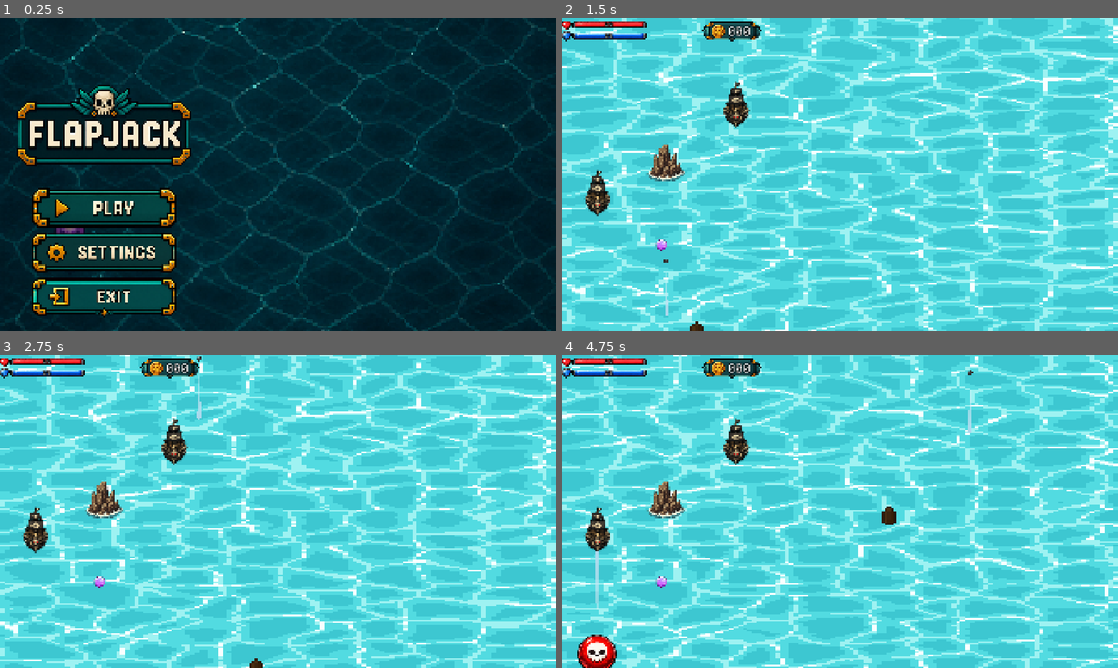
Above: before the commit, frames 1-4 (two rows, left to right).
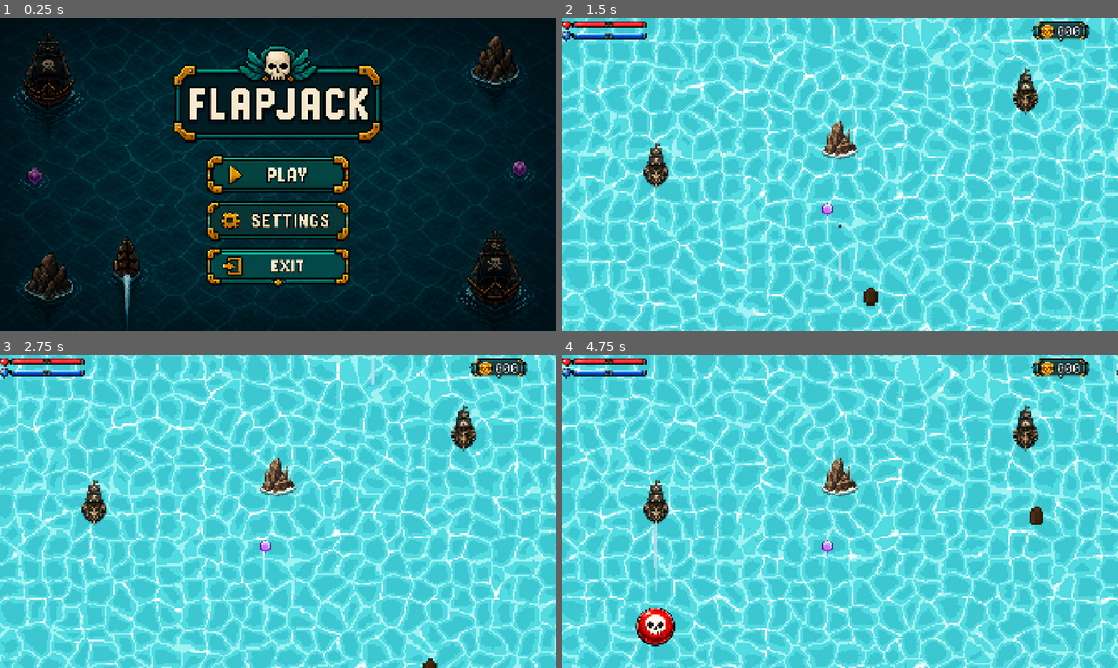
Above: after the commit, the same moments.

Repository: irohgit/flapjack
Game: Godot game, scene res://Levels/MainMenu.tscn
The game is run twice, just before and just after one commit, with the same random seed, the same clock (stepped at 60 frames per second) and the same inputs.
Inputs (mouse positions are in pixels of both pictures, inside the frame that each line leads up to; where the layout moved, square brackets give the same spot in the first picture):
- Up to frame 1 (0.25 s): no input
- Up to frame 2 (1.5 s): click (840, 174) [667, 208] at 0.5 s; hold D (move_right) from 1.28 s (still down); hold Space (shoot) from 1.28 s (still down)
- Up to frame 3 (2.75 s): release D (move_right) at 2.03 s; release Space (shoot) at 2.03 s; hold S (move_backward) from 2.03 s (still down); tap Space (shoot) at 2.1 s
- Up to frame 4 (4.75 s): release S (move_backward) at 2.78 s; hold D (move_right) 2.78-3.53 s; hold Space (shoot) 2.78-3.53 s; hold W (move_forward) 3.53-4.28 s; tap Space (shoot) at 3.6 s; hold A (move_left) from 4.28 s (still down); hold Space (shoot) from 4.28 s (still down)

The runs differ from the first frame. In frame 1, 35% of the frame differs, in the area x 0-100%, y 0-100%; in frame 2, 32%; in frame 3, 32%; in frame 4, 33%.

Commit message:
updated to 16:9

Diff:
--- a/Core/playarea.gd
+++ b/Core/playarea.gd
@@ -3,7 +3,7 @@
 # Do not change these values
 # These values will support mobile
 const PLAY_WIDTH := 1920
-const PLAY_HEIGHT := 1080.0 #minimum height
+const PLAY_HEIGHT := 1080.0
 
 var screen_size: Vector2
 
@@ -24,7 +24,7 @@
 	assert(w == PLAY_WIDTH,  "viewport_width is %d, contract says %d" % [w, PLAY_WIDTH])
 	assert(h == PLAY_HEIGHT, "viewport_height is %d, contract says %d" % [h, PLAY_HEIGHT])
 
-# Sizes the desktop window to fill most of the monitor, keeping the locked aspect.
+# Sizes the desktop window to fill most of the monitor, keeping the locked 16:9 aspect.
 # Mobile and web get their window from the OS or the browser, so we skip them.
 func _fit_window_to_screen() -> void:
 	if OS.has_feature("mobile") or OS.has_feature("web"):
@@ -33,10 +33,14 @@
 	var screen_id := DisplayServer.window_get_current_screen()
 	var usable := DisplayServer.screen_get_usable_rect(screen_id)
 
-	# Height is the scarce axis for a portrait game, so height drives the maths.
-	var h := int(usable.size.y * 0.9)
-	var w := int(h * (PLAY_WIDTH / PLAY_HEIGHT))
-	var size := Vector2i(w, h)
+	var scale_factor := minf(
+		float(usable.size.x) / PLAY_WIDTH,
+		float(usable.size.y) / PLAY_HEIGHT
+	) * 0.9
+	var size := Vector2i(
+		int(round(PLAY_WIDTH * scale_factor)),
+		int(round(PLAY_HEIGHT * scale_factor))
+	)
 
 	DisplayServer.window_set_size(size)
 	DisplayServer.window_set_position(usable.position + (usable.size - size) / 2)
@@ -48,9 +52,9 @@
 func clamp_to_play_area(pos: Vector2, margin: float = 0.0) -> Vector2:
 	return Vector2(
 		clampf(pos.x, margin, PLAY_WIDTH - margin),
-		clampf(pos.y, margin, screen_size.y - margin)
+		clampf(pos.y, margin, PLAY_HEIGHT - margin)
 	)
 
 func is_near_screen(pos: Vector2, margin: float = 0.0) -> bool:
 	return pos.x > -margin and pos.x < PLAY_WIDTH + margin \
-		and pos.y > -margin and pos.y < screen_size.y + margin
+		and pos.y > -margin and pos.y < PLAY_HEIGHT + margin
--- a/Levels/MainMenu.tscn
+++ b/Levels/MainMenu.tscn
@@ -1,7 +1,7 @@
 [gd_scene load_steps=13 format=3 uid="uid://dfgiunphxmxmr"]
 
 [ext_resource type="Script" uid="uid://duntr73s38siv" path="res://Levels/main_menu.gd" id="1_script"]
-[ext_resource type="Texture2D" path="res://Assets/UI/MainMenu/background.png" id="2_background"]
+[ext_resource type="Texture2D" path="res://Assets/UI/MainMenu/background_landscape.png" id="2_background"]
 [ext_resource type="Texture2D" path="res://Assets/UI/MainMenu/title.png" id="3_title"]
 [ext_resource type="Texture2D" path="res://Assets/UI/MainMenu/play_button.png" id="4_play"]
 [ext_resource type="Texture2D" path="res://Assets/UI/MainMenu/play_button_hover.png" id="5_play_hover"]
@@ -38,10 +38,10 @@
 [node name="Title" type="TextureRect" parent="."]
 texture_filter = 1
 layout_mode = 0
-offset_left = 60.0
-offset_top = 220.0
-offset_right = 660.0
-offset_bottom = 520.0
+offset_left = 600.0
+offset_top = 80.0
+offset_right = 1320.0
+offset_bottom = 440.0
 mouse_filter = 2
 texture = ExtResource("3_title")
 expand_mode = 1
@@ -49,10 +49,10 @@
 [node name="PlayButton" type="TextureButton" parent="."]
 texture_filter = 1
 layout_mode = 0
-offset_left = 110.0
-offset_top = 585.0
-offset_right = 610.0
-offset_bottom = 725.0
+offset_left = 710.0
+offset_top = 470.0
+offset_right = 1210.0
+offset_bottom = 610.0
 mouse_default_cursor_shape = 2
 focus_mode = 0
 texture_normal = ExtResource("4_play")
@@ -63,10 +63,10 @@
 [node name="SettingsButton" type="TextureButton" parent="."]
 texture_filter = 1
 layout_mode = 0
-offset_left = 110.0
-offset_top = 740.0
-offset_right = 610.0
-offset_bottom = 880.0
+offset_left = 710.0
+offset_top = 630.0
+offset_right = 1210.0
+offset_bottom = 770.0
 mouse_default_cursor_shape = 2
 focus_mode = 0
 texture_normal = ExtResource("7_settings")
@@ -77,10 +77,10 @@
 [node name="ExitButton" type="TextureButton" parent="."]
 texture_filter = 1
 layout_mode = 0
-offset_left = 110.0
-offset_top = 895.0
-offset_right = 610.0
-offset_bottom = 1035.0
+offset_left = 710.0
+offset_top = 790.0
+offset_right = 1210.0
+offset_bottom = 930.0
 mouse_default_cursor_shape = 2
 focus_mode = 0
 texture_normal = ExtResource("10_exit")
--- a/Levels/Zhe.tscn
+++ b/Levels/Zhe.tscn
@@ -67,7 +67,7 @@
 shader_parameter/wave_water = Color(0.32, 0.86, 0.88, 1)
 shader_parameter/rim_color = Color(0.62, 0.95, 0.95, 1)
 shader_parameter/foam_color = Color(0.97, 1, 1, 1)
-shader_parameter/design_size = Vector2(720, 1280)
+shader_parameter/design_size = Vector2(1920, 1080)
 shader_parameter/water_pixel_size = 6.0
 shader_parameter/animation_speed = 4.0
 shader_parameter/cell_size = 13.0
@@ -103,22 +103,22 @@
 [node name="World" type="Node2D" parent="." unique_id=19047034]
 
 [node name="EnemyShip" parent="World" unique_id=1035340143 instance=ExtResource("2_h6hye")]
-position = Vector2(600, 300)
+position = Vector2(1600, 253)
 projectile_scene = ExtResource("3_odipc")
 ammo = ExtResource("4_67i2g")
 drift_speed = 0.0
 
 [node name="EnemyShip2" parent="World" unique_id=1573959086 instance=ExtResource("2_h6hye")]
-position = Vector2(121, 604)
+position = Vector2(323, 510)
 projectile_scene = ExtResource("3_odipc")
 ammo = ExtResource("4_67i2g")
 drift_speed = 0.0
 
 [node name="Hazard" parent="World" unique_id=90124748 instance=ExtResource("1_wu73u")]
-position = Vector2(360, 500)
+position = Vector2(960, 422)
 
 [node name="Player" parent="World" unique_id=1105456395 node_paths=PackedStringArray("camera") instance=ExtResource("1_e8ii7")]
-position = Vector2(360, 1200)
+position = Vector2(960, 960)
 scale = Vector2(1, 1)
 collision_mask = 26
 camera = NodePath("../../Camera2D")
@@ -127,7 +127,7 @@
 [node name="CoinSpawner" parent="World" unique_id=1386735529 instance=ExtResource("17_coin_spawner")]
 
 [node name="Homing" parent="World" unique_id=169920597 instance=ExtResource("18_pickup")]
-position = Vector2(344, 783)
+position = Vector2(917, 661)
 data = ExtResource("19_homing_pickup")
 
 [node name="HUD" parent="." unique_id=228684140 instance=ExtResource("14_bx7yv")]
--- a/Levels/hud.tscn
+++ b/Levels/hud.tscn
@@ -72,11 +72,14 @@
 
 [node name="Coin" type="Control" parent="." unique_id=1004159780]
 layout_mode = 3
-anchors_preset = 0
-offset_left = 581.0
+anchors_preset = 1
+anchor_left = 1.0
+anchor_right = 1.0
+offset_left = -202.0
 offset_top = 12.0
-offset_right = 621.0
+offset_right = -162.0
 offset_bottom = 52.0
+grow_horizontal = 0
 
 [node name="Frame" type="TextureRect" parent="Coin" unique_id=2076571732]
 layout_mode = 0
--- a/Levels/settings_panel.tscn
+++ b/Levels/settings_panel.tscn
@@ -21,7 +21,7 @@
 anchor_bottom = 1.0
 grow_horizontal = 2
 grow_vertical = 2
-color = Color(0.003921569, 0.015686275, 0.02745098, 1)
+color = Color(0.003921569, 0.015686275, 0.02745098, 0.84)
 
 [node name="PauseMenu" type="Control" parent="." unique_id=268142758]
 layout_mode = 3
@@ -35,10 +35,10 @@
 [node name="PanelBackground" type="TextureRect" parent="PauseMenu" unique_id=846444705]
 texture_filter = 1
 layout_mode = 0
-offset_left = 58.0
-offset_top = 300.0
-offset_right = 662.0
-offset_bottom = 980.0
+offset_left = 640.0
+offset_top = 130.0
+offset_right = 1280.0
+offset_bottom = 950.0
 mouse_filter = 2
 texture = ExtResource("2_ip50u")
 expand_mode = 1
@@ -46,10 +46,10 @@
 [node name="SkullDecoration" type="TextureRect" parent="PauseMenu" unique_id=347786067]
 texture_filter = 1
 layout_mode = 0
-offset_left = 143.0
-offset_top = 270.0
-offset_right = 577.0
-offset_bottom = 380.0
+offset_left = 743.0
+offset_top = 105.0
+offset_right = 1177.0
+offset_bottom = 215.0
 mouse_filter = 2
 texture = ExtResource("3_uao6l")
 expand_mode = 1
@@ -57,10 +57,10 @@
 [node name="PausedTitle" type="TextureRect" parent="PauseMenu" unique_id=958569790]
 texture_filter = 1
 layout_mode = 0
-offset_left = 143.0
-offset_top = 400.0
-offset_right = 577.0
-offset_bottom = 588.0
+offset_left = 743.0
+offset_top = 260.0
+offset_right = 1177.0
+offset_bottom = 448.0
 mouse_filter = 2
 texture = ExtResource("4_tawvq")
 expand_mode = 1
@@ -68,10 +68,10 @@
 [node name="Resume" type="TextureButton" parent="PauseMenu" unique_id=1674369934]
 texture_filter = 1
 layout_mode = 0
-offset_left = 138.0
-offset_top = 600.0
-offset_right = 582.0
-offset_bottom = 709.0
+offset_left = 738.0
+offset_top = 480.0
+offset_right = 1182.0
+offset_bottom = 589.0
 focus_mode = 0
 mouse_default_cursor_shape = 2
 texture_normal = ExtResource("5_txnva")
@@ -82,10 +82,10 @@
 [node name="Exit" type="TextureButton" parent="PauseMenu" unique_id=484579252]
 texture_filter = 1
 layout_mode = 0
-offset_left = 138.0
-offset_top = 720.0
-offset_right = 582.0
-offset_bottom = 830.0
+offset_left = 738.0
+offset_top = 620.0
+offset_right = 1182.0
+offset_bottom = 730.0
 focus_mode = 0
 mouse_default_cursor_shape = 2
 texture_normal = ExtResource("6_y0hbe")
@@ -96,10 +96,10 @@
 [node name="BottomDivider" type="TextureRect" parent="PauseMenu" unique_id=194824001]
 texture_filter = 1
 layout_mode = 0
-offset_left = 183.0
-offset_top = 850.0
-offset_right = 537.0
-offset_bottom = 875.0
+offset_left = 783.0
+offset_top = 760.0
+offset_right = 1137.0
+offset_bottom = 785.0
 mouse_filter = 2
 texture = ExtResource("7_xkncj")
 expand_mode = 1
@@ -107,10 +107,10 @@
 [node name="BottomInstruction" type="TextureRect" parent="PauseMenu" unique_id=1023534164]
 texture_filter = 1
 layout_mode = 0
-offset_left = 163.0
-offset_top = 885.0
-offset_right = 557.0
-offset_bottom = 956.0
+offset_left = 763.0
+offset_top = 805.0
+offset_right = 1157.0
+offset_bottom = 876.0
 mouse_filter = 2
 texture = ExtResource("8_jrw5m")
 expand_mode = 1
--- a/project.godot
+++ b/project.godot
@@ -26,8 +26,8 @@
 window/size/viewport_width=1920
 window/size/viewport_height=1080
 window/stretch/mode="canvas_items"
-window/stretch/aspect="keep_width"
-window/handheld/orientation=1
+window/stretch/aspect="keep"
+window/handheld/orientation=0
 
 [global_group]
 
@@ -88,7 +88,7 @@
 2d_render/layer_4="enemy_bullet"
 2d_render/layer_5="pickup"
 2d_render/defaults/default_clear_color=Color(0.6053508, 0.72031677, 0.94324833, 1)
-2d_render/size/viewport_height=1280
+2d_render/size/viewport_height=1080
 
 [physics]
 
Binary file added: Assets/UI/MainMenu/background_landscape.png
Not shown, added: Assets/UI/MainMenu/background_landscape.png.import
